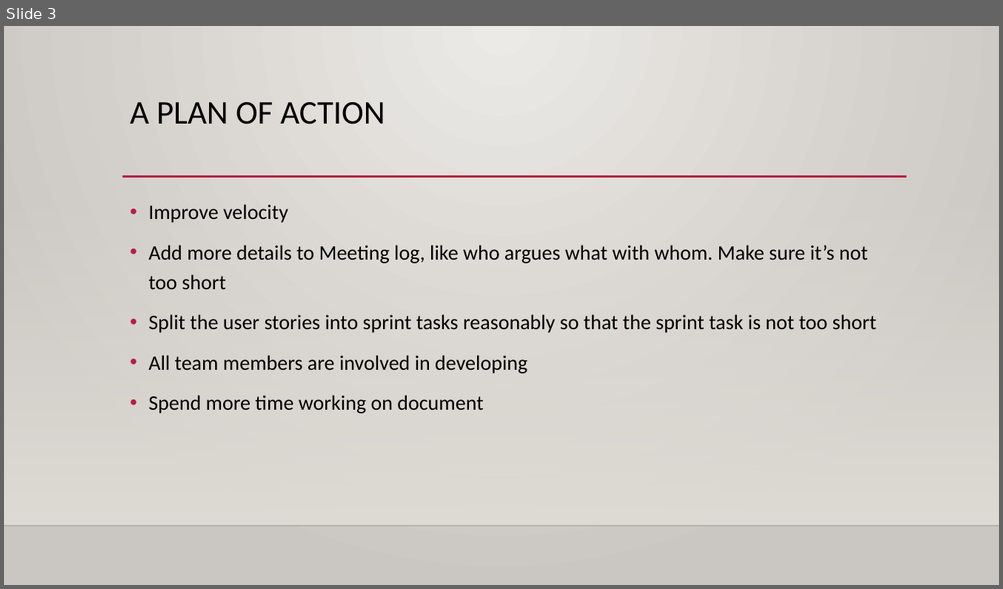
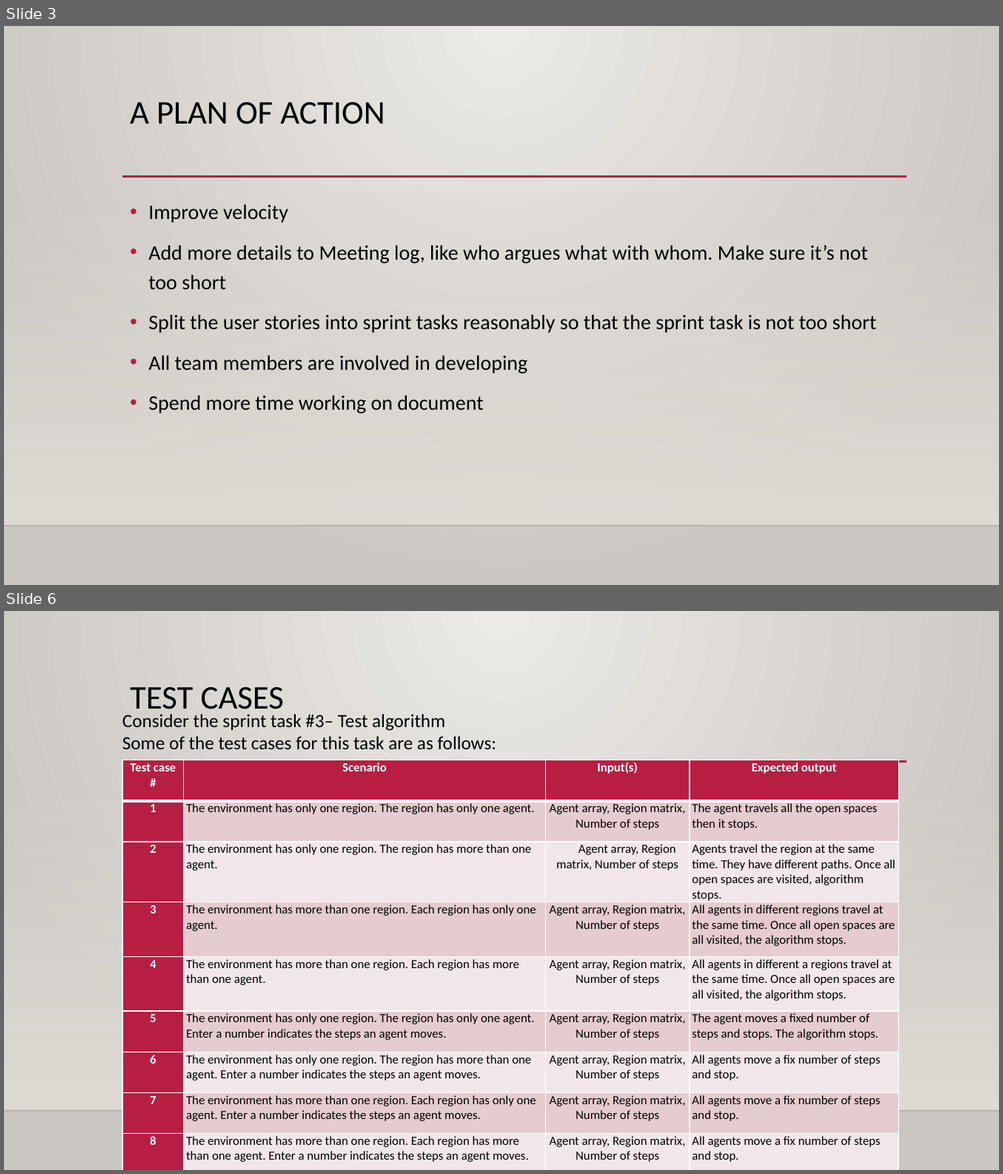
Before and after one commit to Giant-Visualize/Giant-Visualize-Multi-Agent-Patrolling, a slide deck: Document/GIANTS_SecondPresentation.pptx. Shown one above the other, each under a label of ours: slide 3 before the commit, slides 3 and 6 after it; the slides between them are not shown. The pictures are 1003x589 and 1003x1174 pixels, drawn with LibreOffice and Linux fonts; fonts in the diff are those of the drawing; background and template pictures are left out. Boxes give left, top, right and bottom in pixels: in the first picture for what was removed or moved away, otherwise in the second. Text is boxed around its words. In the diff, an @@ line names an element or a change of style, - is before the commit and + after.

Commit message:
Add test cases to the ppt

```diff
--- a/Document/GIANTS_SecondPresentation.pptx
+++ b/Document/GIANTS_SecondPresentation.pptx
@@ slide 6 added at (4, 611, 999, 1170), background gradient #ECEAE7 to #CAC7C1; not listed: 3 template elements that a slide beside it also shows @@
@@ title added at (130, 687, 284, 718), 32 pt, text #000000 @@
+TEST CASES
@@ text added at (122, 714, 497, 749), 18 pt, text #000000 @@
+Consider the sprint task #3– Test algorithm
+Some of the test cases for this task are as follows:
@@ table added at (122, 760, 899, 1170), 9 rows, 4 columns @@
+Test case / # | Scenario | Input(s) | Expected output
+1 | The environment has only one region. The region has only one agent. | Agent array, Region matrix, Number of steps | The agent travels all the open spaces then it stops.
+2 | The environment has only one region. The region has more than one agent. | Agent array, Region matrix, Number of steps | Agents travel the region at the same time. They have different paths. Once all open spaces are visited, algorithm stops.
+3 | The environment has more than one region. Each region has only one agent. | Agent array, Region matrix, / Number of steps | All agents in different regions travel at the same time. Once all open spaces are all visited, the algorithm stops.
+4 | The environment has more than one region. Each region has more than one agent. | Agent array, Region matrix, Number of steps | All agents in different a regions travel at the same time. Once all open spaces are all visited, the algorithm stops.
+5 | The environment has only one region. The region has only one agent. Enter a number indicates the steps an agent moves. | Agent array, Region matrix, Number of steps | The agent moves a fixed number of steps and stops. The algorithm stops.
+6 | The environment has only one region. The region has more than one agent. Enter a number indicates the steps an agent moves. | Agent array, Region matrix, Number of steps | All agents move a fix number of steps and stop.
+7 | The environment has more than one region. Each region has only one agent. Enter a number indicates the steps an agent moves. | Agent array, Region matrix, Number of steps | All agents move a fix number of steps and stop.
+8 | The environment has more than one region. Each region has more than one agent. Enter a number indicates the steps an agent moves. | Agent array, Region matrix, Number of steps | All agents move a fix number of steps and stop.
```
Also in this commit, not shown: 2 slides changed, 2 other slides added.
